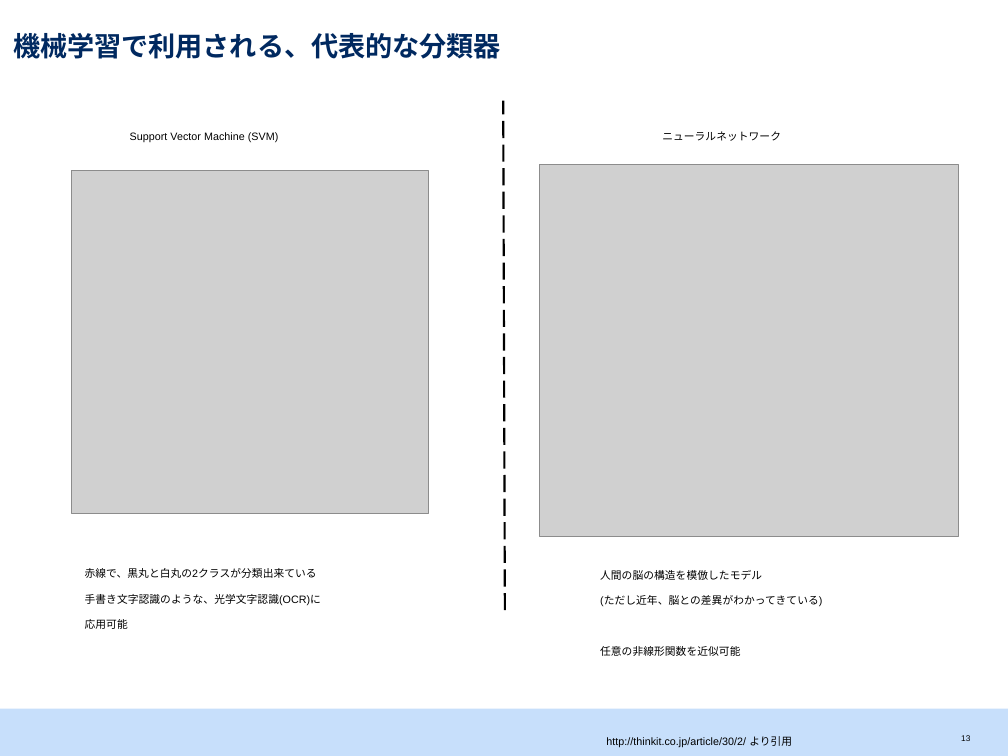
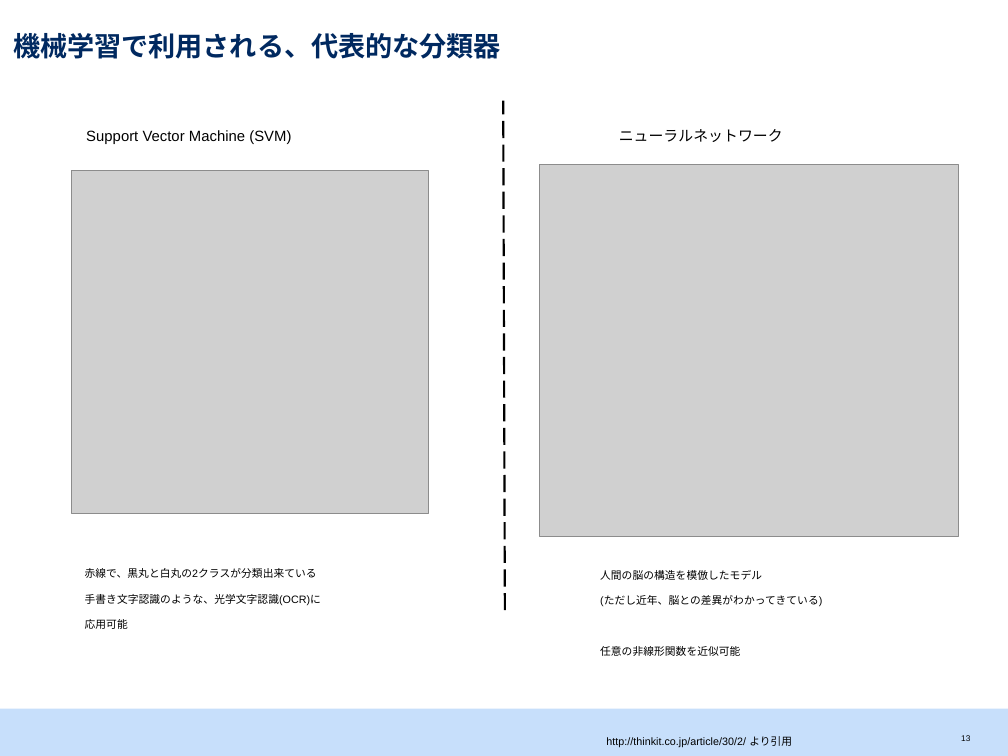
Before and after one commit to srtk/sotsuron, a slide deck: slide 14 of doc/sotsuron_defense/bd.pptx. Drawn at 1008x756 pixels with LibreOffice and Linux fonts; fonts in the diff are those of the drawing; grey boxes stand for pictures. Boxes give left, top, right and bottom in pixels: in the first picture for what was removed or moved away, otherwise in the second. Text is boxed around its words. In the diff, an @@ line names an element or a change of style, - is before the commit and + after.

```diff
--- a/doc/sotsuron_defense/bd.pptx
+++ b/doc/sotsuron_defense/bd.pptx
@@ text "Support Vector Machine (SVM)" at box(86, 130, 291, 144): size 13 to 18 pt @@
@@ text "Support Vector Machine (SVM)": place and size @@
-text "Support Vector Machine (SVM)" at box(130, 132, 279, 142)
+text "Support Vector Machine (SVM)" at box(86, 130, 291, 144)
@@ text "ニューラルネットワーク": place and size @@
-text "ニューラルネットワーク" at box(662, 131, 781, 141)
+text "ニューラルネットワーク" at box(619, 129, 783, 142)
@@ text "ニューラルネットワーク" at box(619, 129, 783, 142): size 13 to 18 pt @@
```
Also in this commit, not shown: 11 other slides changed, 12 slides added, 1 other file.
